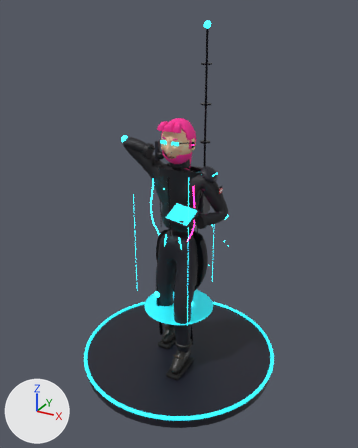
Two versions of the glTF model model/helt/signal_neon.glb, one commit apart.
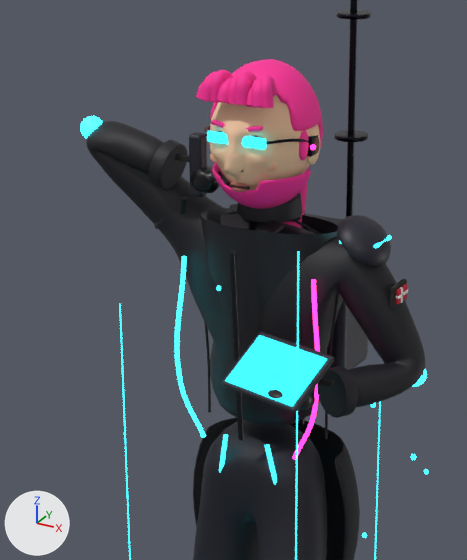
There are two pictures of each version: one whole from a 50 mm lens placed at (2.02, -3.67, 3.36), pointed at (0.02, -0.03, 1.54), one close up on the part from 27% to 67% of the width and 22% to 61% of the height. Every picture has the same lights, and +X, +Y and +Z are marked at lower left. The last two pictures show the newer version. Where no turn or scale is listed for an object, it has been applied to the vertices. Vertices at exactly the same position are counted once.

Names of what the first close-up shows: 'hoved_net', 'menneske_net', 'op3_net', 'op4.001_net', 'vaaben_net' and 1 more.
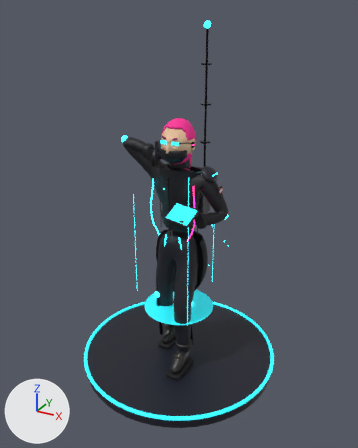
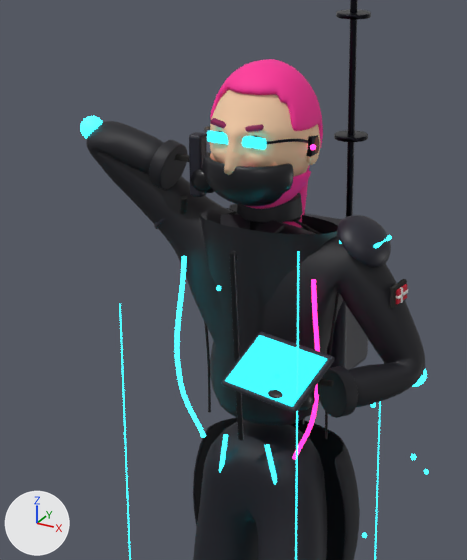
Where the newer file only moved an object's origin or applied its transform, the numbers keep the older frame.

The change in detail:
Material 'oejenhule|#5a3a2e' (mat_oejenhule__5a3a2e) is new.
Its base color is (0.102, 0.0423, 0.0273) (brown #5a3a2e).
Its roughness is 0.7.
Material 'ledmaske|#101018|kulfiber' (mat_ledmaske__101018_kulfiber) is new.
Its base color is (0.00518, 0.00518, 0.00913) (black #101018).
Its roughness is 0.4.
Material 'bryn|#8c1854|pels' (mat_bryn__8c1854_pels) is new.
Its base color is (0.262, 0.00913, 0.0887) (red #8c1854).
Its roughness is 0.75.
me_bakkenbart_010 is used by ob_hoved_net; location (0.133, -0.044, 2.297).
me_bakkenbart_010 had 11572 vertices, 22632 faces and spanned x -0.287..0.027, y -0.182..0.264, z -0.3..0.202.
me_bakkenbart_010 now has 11118 vertices, 21914 faces and spans x -0.287..0.027, y -0.182..0.264, z -0.3..0.199.
me_bakkenbart_010 part 1: the loose piece of 72 vertices spanning x -0.106..-0.059, y -0.122..-0.107, z 0.049..0.068 is rebuilt with 80 vertices and now spans x -0.108..-0.058, y -0.124..-0.105, z 0.049..0.071, in mat_bryn__8c1854_pels (red #8c1854).
me_bakkenbart_010 part 2: the loose piece of 71 vertices spanning x -0.208..-0.16, y -0.122..-0.107, z 0.05..0.068 is rebuilt with 80 vertices and now spans x -0.209..-0.159, y -0.124..-0.105, z 0.049..0.071, in mat_bryn__8c1854_pels (red #8c1854).
me_bakkenbart_010 part 3: a new loose piece of 1002 vertices spanning x -0.265..-0.001, y -0.156..-0.046, z -0.167..-0.037, in mat_ledmaske__101018_kulfiber (black #101018).
me_bakkenbart_010 part 4: 11 loose pieces with 1659 vertices, spanning x -0.277..0.01, y -0.147..0.023, z -0.041..0.202, are deleted.
me_bakkenbart_010 part 5: 123 vertices moved within x -0.28..0.02, y -0.129..0.264, z -0.18..0.042; 3719 vertices removed from x -0.286..0.027, y -0.13..0.264, z -0.184..0.185; 3216 vertices added at x -0.286..0.027, y -0.13..0.264, z -0.184..0.185.
Other edits to the shape of me_bakkenbart_010 do not show in these pictures.
me_bakkenbart_010 no longer uses material mat_haar__ff2d9a (pink #ff2d9a).
me_bakkenbart_010 gains material mat_bryn__8c1854_pels (red #8c1854).
me_bakkenbart_010 gains material mat_ledmaske__101018_kulfiber (black #101018).
me_bakkenbart_010 gains material mat_neonroer__ff2d9a (pink #ff2d9a, glowing pink #ff2d9a).
me_bakkenbart_010 gains material mat_oejenhule__5a3a2e (brown #5a3a2e).

Location of each change, (x1, y1, x2, y2) in pixels of the close-ups (467 x 560 px; the box of a moved part takes in the faces that stretch with it):
'hoved_net', reshaped
    before: (196, 59, 323, 228)
    after: (203, 59, 323, 228)
part 1 of me_bakkenbart_010, rebuilt
    before: (246, 126, 263, 131)
    after: (245, 124, 264, 132)
part 2 of me_bakkenbart_010, rebuilt (6% wider, 22% taller)
    before: (211, 120, 226, 128)
    after: (210, 118, 226, 128)
part 3 of me_bakkenbart_010, added (black)
    after: (203, 152, 294, 206)
part 4 of me_bakkenbart_010, deleted (pink)
    before: (196, 70, 309, 161)
part 5 of me_bakkenbart_010, moved or reshaped
    both: (210, 64, 320, 209)
